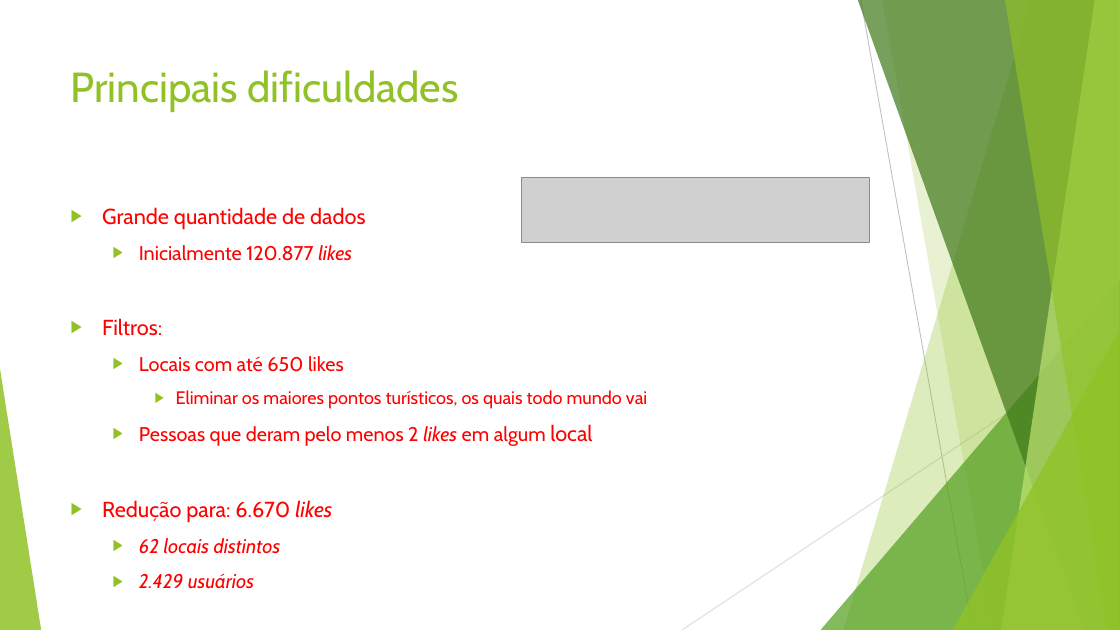
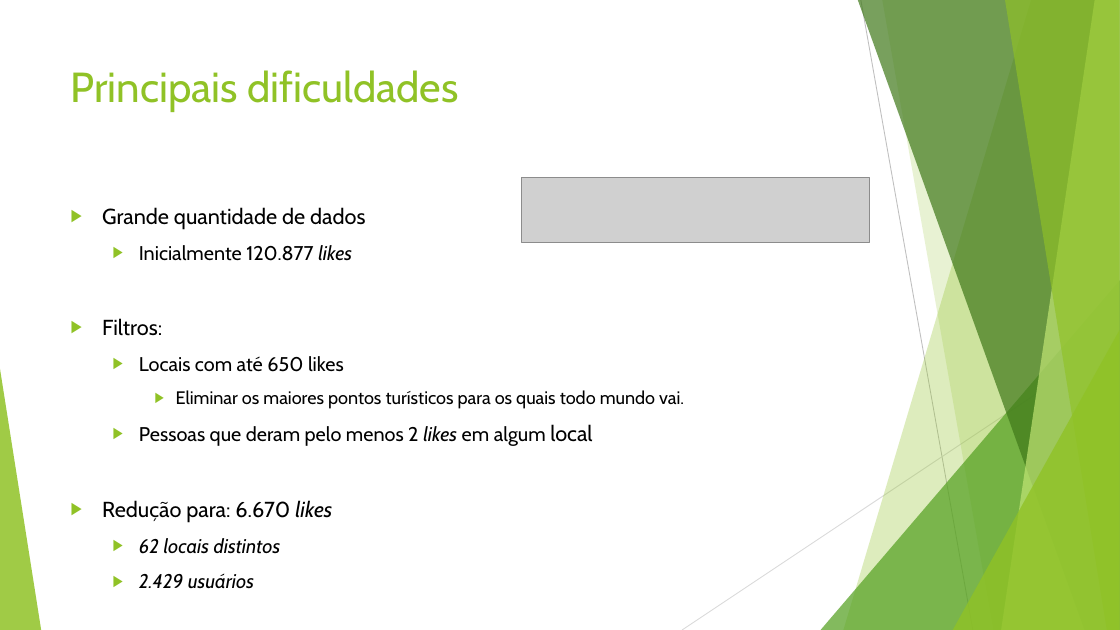
Before and after one commit to macio-matheus/analysis-geospatial-data, a slide deck: slide 5 of docs/Foursquare’s Network Analyse.pptx. Drawn at 1120x630 pixels with LibreOffice and Linux fonts; fonts in the diff are those of the drawing; grey boxes stand for pictures. Boxes give left, top, right and bottom in pixels: in the first picture for what was removed or moved away, otherwise in the second. Text is boxed around its words. In the diff, an @@ line names an element or a change of style, - is before the commit and + after.

```diff
--- a/docs/Foursquare’s Network Analyse.pptx
+++ b/docs/Foursquare’s Network Analyse.pptx
@@ text at bbox=[102, 207, 592, 554]: text colour #FF0000 to #000000 in "Grande quantidade de dados", "Inicialmente 120.877 likes", "Filtros:", "Locais com até 650 likes" and 4 more places @@
@@ text at bbox=[176, 390, 684, 409]: text changed; text colour #FF0000 to #000000 @@
-    ▶ Eliminar os maiores pontos turísticos, os quais todo mundo vai
+    ▶ Eliminar os maiores pontos turísticos para os quais todo mundo vai.
```
Also in this commit, not shown: 10 other slides changed, 1 slide added.
